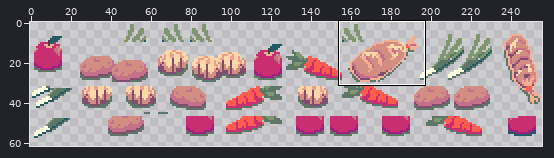
Edited in one commit: sprite sheet (CozyAutumnJam_2022/Assets/Art/Environment/Zones/Candy/Spirit/HorizShelfItems_Candy_Spirit.png). Above, an overview of the earlier version with the close-up marked.
Close-up. Before:
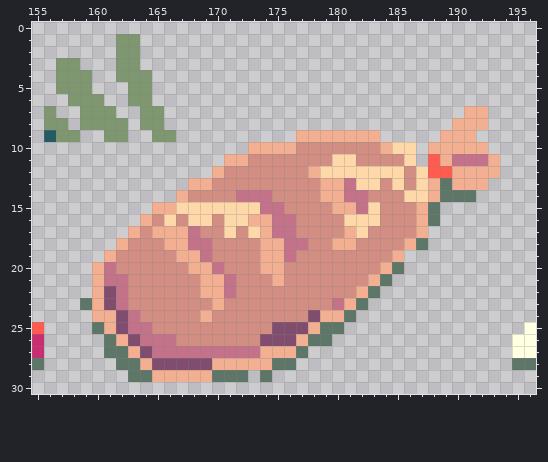
The file is 256x64 pixels. Shown: x 155..196, y 0..30. The wide view leaves out empty margins.
The same view after the edit:
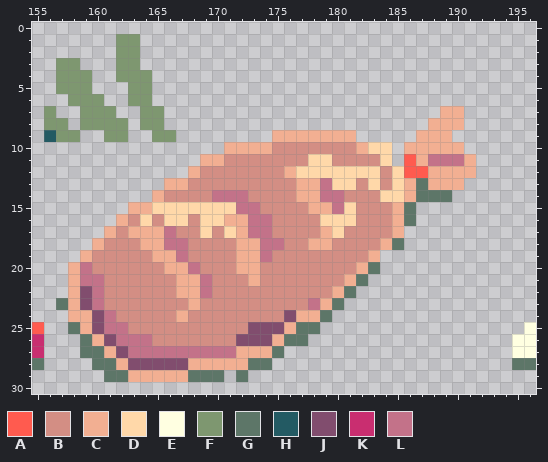
Palette (. is transparent): A #ff5b4f  B #d38e84  C #f2af92  D #ffd8a9  E #ffffe1  F #7e9770  G #5d7668  H #235a63  J #814d6e  K #c92e70  L #c37289
The edit:
y 7: x 189..192 ..CC -> CC..
y 8: x 188..189 .. -> CC; x 191..192 CC -> ..
y 9: x 175..176 .. -> CC; x 182..183 CC -> ..; x 187..188 .. -> CC; x 190..191 CC -> ..
y 10: x 171..172 .. -> CC; x 175..176 CC -> BB; x 182..187 BBCDD. -> CDD.CC; x 191..192 CC -> ..
y 11: x 169..172 ..CC -> CCBB; x 178..181 BBDD -> DDBB; x 184..189 BBD.AC -> D.ACLL; x 191..193 LLC -> C..
y 12: x 168..170 ..C -> CBB; x 176..178 BBC -> CDD; x 184 D -> B; x 186..189 BDAA -> AACC; x 192..193 CC -> ..
y 13: x 166..169 ..CC -> CCBB; x 177..182 BBCCLD -> CCLDDB; x 186..187 BD -> CG; x 189 G -> C; x 191..192 CC -> ..
y 14: x 165..167 ..C -> CBB; x 170..171 BB -> LL; x 173..174 LL -> BB; x 177..182 BBCCLL -> CCLLBB; x 184..188 BBDDC -> DDCGG; x 190..191 GG -> ..
y 15: x 163..166 ..CC -> CCDD; x 172..175 DDLL -> LLBB; x 178..183 BBCCLD -> CCLDBB; x 185..188 BBCG -> CG..
y 16: x 162..164 ..C -> CBD; x 167..168 BD -> DB; x 170..176 BDDCCLL -> DCCLLBB; x 179..180 BB -> DD; x 182..183 DD -> BB; x 185..188 BBCG -> CG..
y 17: x 161..162 .. -> CB; x 164 B -> C; x 166..169 CCLB -> LBBD; x 172..176 BDCLL -> CLLBB; x 179..182 BBCD -> CDBB; x 185..187 BBC -> C..
y 18: x 160..162 ..C -> CBB; x 164..169 BBCCLL -> CCLLBB; x 172..181 BBCCLLBBCC -> CCLLBBCCBB; x 184..187 BBCG -> CG..
y 19: x 159..161 ..C -> CBB; x 165..169 BBCCL -> CCLBB; x 172..176 BBCCL -> CCLBB; x 183..185 BBC -> C..
y 20: x 158..161 ..CL -> CLBB; x 166..170 BBCCL -> CCLBB; x 172..175 BBCC -> CCBB; x 182..185 BBCG -> CG..
y 21: x 158..162 ..CLL -> CLLBB; x 167..171 BBCCL -> CCLBB; x 173 B -> C; x 175 C -> B; x 181..184 BBCG -> CG..
y 22: x 158..162 ..CJL -> CJLBB; x 167..171 BBCCL -> CCLBB; x 180..183 BBCG -> CG..
y 23: x 157..162 ..GCJL -> GCJLBB; x 168 B -> C; x 170 C -> B; x 178..182 BBLCG -> LCG..
y 24: x 158..163 ..CCJL -> CCJLBB; x 167 B -> C; x 169 C -> B; x 176..181 BBJCCG -> JCCG..
y 25: x 158..164 ..GCJLL -> GCJLLBB; x 173..174 BB -> JJ; x 176..180 JJCGG -> CGG..
y 26: x 159..163 ..GCJ -> GCJLL; x 165..166 LL -> BB; x 172..173 BB -> JJ; x 175..179 JJCGG -> CGG..
y 27: x 159..164 ..GGCJ -> GGCJLL; x 172..173 LL -> CC; x 175..177 CCG -> G..
y 28: x 160..164 ..GGC -> GGCJJ; x 168..169 JJ -> CC; x 173..176 CCGG -> GG..
y 29: x 161..164 ..GG -> GGCC; x 168..169 CC -> GG; x 171 G -> .; x 174 G -> .
